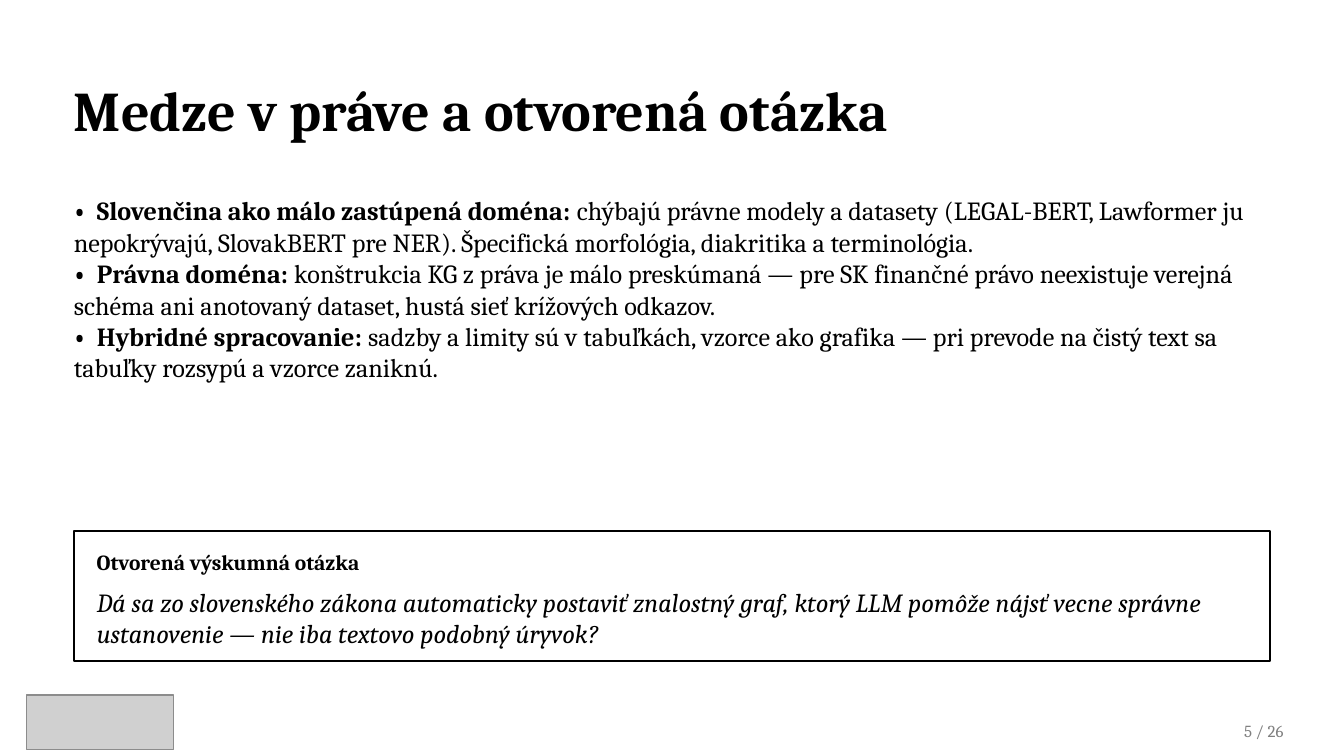
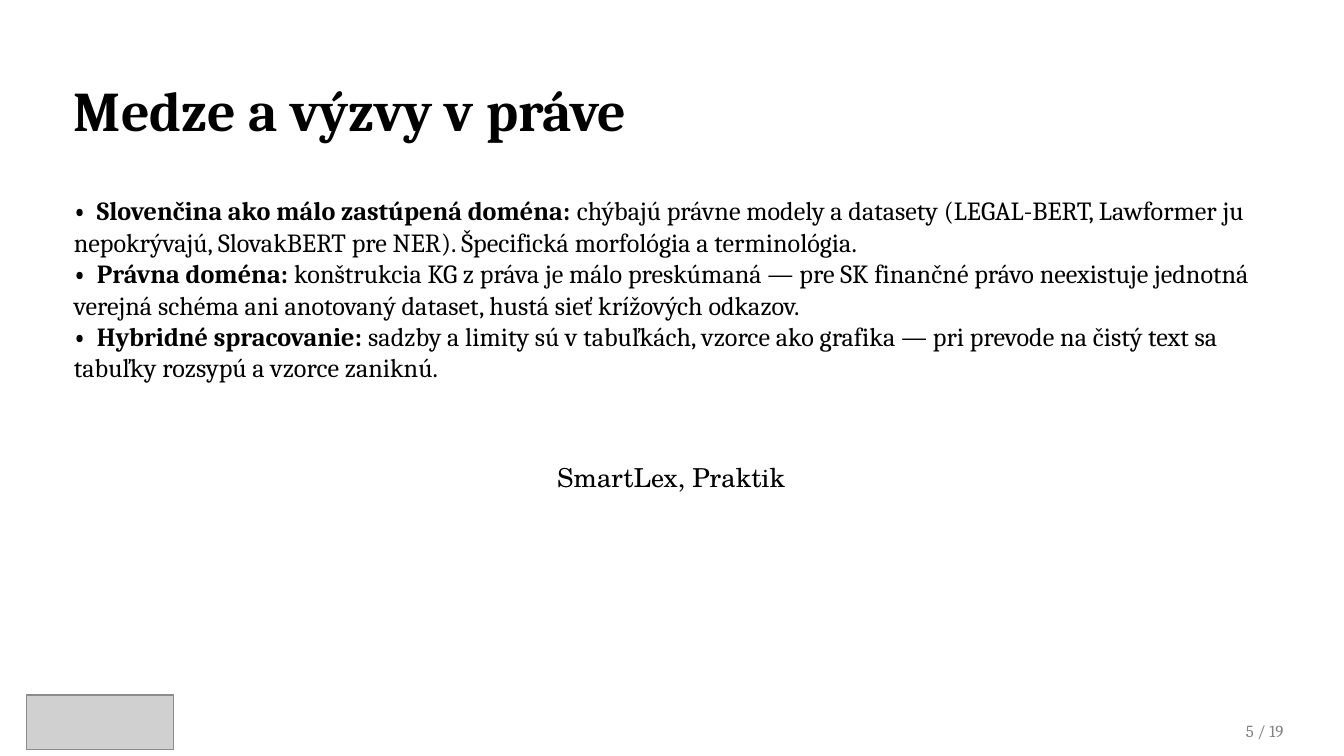
Before and after one commit to samuelbagin1/llm-knowledge-graph, a slide deck: slide 5 of presentations/Tvorba_znalostnych_grafov_obhajoba1.pptx. Drawn at 1344x756 pixels with LibreOffice and Linux fonts; fonts in the diff are those of the drawing; grey boxes stand for pictures. Boxes give left, top, right and bottom in pixels: in the first picture for what was removed or moved away, otherwise in the second. Text is boxed around its words. In the diff, an @@ line names an element or a change of style, - is before the commit and + after.

```diff
--- a/presentations/Tvorba_znalostnych_grafov_obhajoba1.pptx
+++ b/presentations/Tvorba_znalostnych_grafov_obhajoba1.pptx
@@ text at [74,91,626,143]: text changed @@
-Medze v práve a otvorená otázka
+Medze a výzvy v práve
@@ text at [74,201,1248,321]: text changed @@
-• Slovenčina ako málo zastúpená doména: chýbajú právne modely a datasety (LEGAL-BERT, Lawformer ju nepokrývajú, SlovakBERT pre NER). Špecifická morfológia, diakritika a terminológia.
-• Právna doména: konštrukcia KG z práva je málo preskúmaná — pre SK finančné právo neexistuje verejná schéma ani anotovaný dataset, hustá sieť krížových odkazov.
+• Slovenčina ako málo zastúpená doména: chýbajú právne modely a datasety (LEGAL-BERT, Lawformer ju nepokrývajú, SlovakBERT pre NER). Špecifická morfológia a terminológia.
+• Právna doména: konštrukcia KG z práva je málo preskúmaná — pre SK finančné právo neexistuje jednotná verejná schéma ani anotovaný dataset, hustá sieť krížových odkazov.
@@ text added at [557,467,785,492], 14 pt, text #000000 @@
+SmartLex, Praktik
@@ rectangle removed at [74,531,1270,661] @@
@@ text removed at [97,554,359,575] @@
-Otvorená výskumná otázka
@@ text removed at [97,593,1200,649] @@
-Dá sa zo slovenského zákona automaticky postaviť znalostný graf, ktorý LLM pomôže nájsť vecne správne ustanovenie — nie iba textovo podobný úryvok?
@@ text at [1246,726,1283,737]: text changed @@
-5 / 26
+5 / 19
```
Also in this commit, not shown: 20 other slides changed, 5 slides removed, 7 other files.
